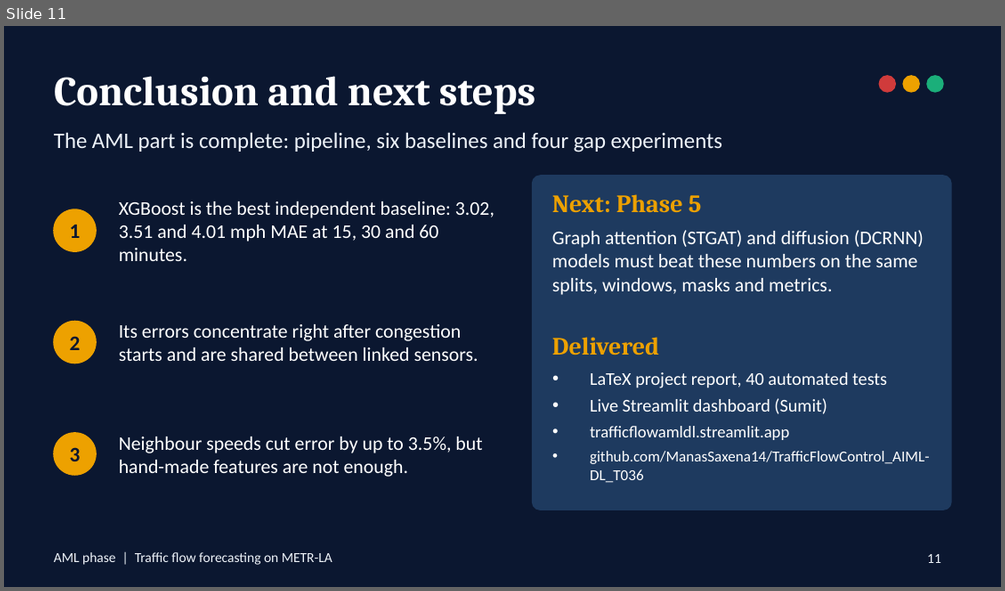
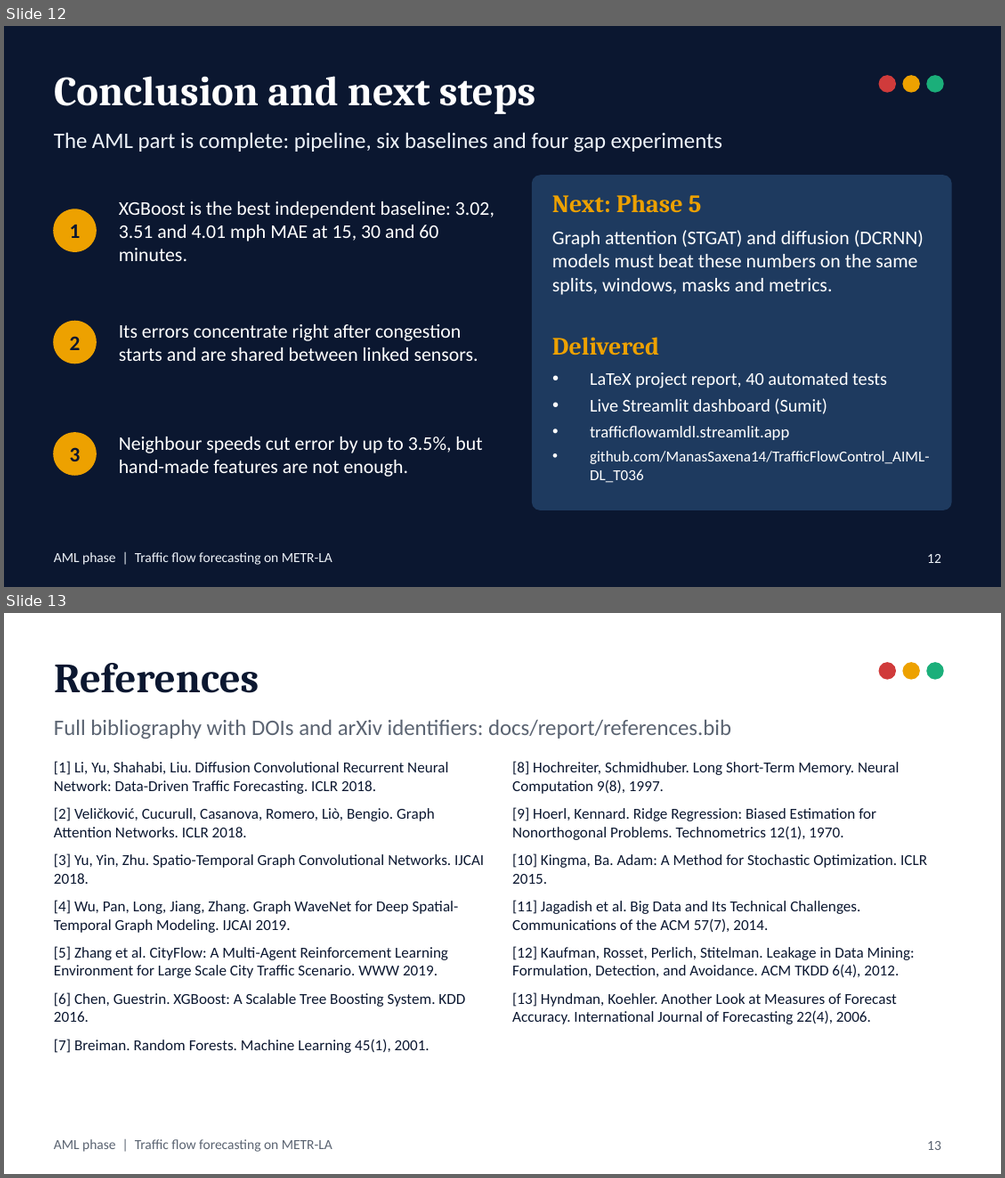
Before and after one commit to ManasSaxena14/TrafficFlowControl_AIML-DL_T036, a slide deck: docs/presentation/AML_Traffic_Flow_Forecasting.pptx. Shown one above the other, each under a label of ours: slide 11 before the commit, slides 12 and 13 after it. The pictures are 1005x591 and 1005x1178 pixels, drawn with LibreOffice and Linux fonts; fonts in the diff are those of the drawing. Boxes give left, top, right and bottom in pixels: in the first picture for what was removed or moved away, otherwise in the second. Text is boxed around its words. In the diff, an @@ line names an element or a change of style, - is before the commit and + after.

Commit message:
Slides: add the research foundation and references
Adds a slide mapping the published work to its use in the project and a references slide; the deck now has 13 slides.

```diff
--- a/docs/presentation/AML_Traffic_Flow_Forecasting.pptx
+++ b/docs/presentation/AML_Traffic_Flow_Forecasting.pptx
@@ slide 13 added at (4, 613, 1001, 1174), background #FFFFFF @@
@@ title added at (54, 663, 259, 693), 30 pt, text #0B1730, bold @@
+References
@@ ellipse added at (879, 663, 895, 679), fill #D03B3B, outline #D03B3B 1 pt @@
@@ ellipse added at (903, 663, 919, 679), fill #EDA100, outline #EDA100 1 pt @@
@@ ellipse added at (927, 663, 943, 679), fill #1BAF7A, outline #1BAF7A 1 pt @@
@@ text added at (54, 719, 731, 739), 16 pt, text #5B6472 @@
+Full bibliography with DOIs and arXiv identifiers: docs/report/references.bib
@@ text added at (54, 761, 484, 1053), 11 pt, text #0B1730 @@
+[1] Li, Yu, Shahabi, Liu. Diffusion Convolutional Recurrent Neural Network: Data-Driven Traffic Forecasting. ICLR 2018.
+[2] Veličković, Cucurull, Casanova, Romero, Liò, Bengio. Graph Attention Networks. ICLR 2018.
+[3] Yu, Yin, Zhu. Spatio-Temporal Graph Convolutional Networks. IJCAI 2018.
+[4] Wu, Pan, Long, Jiang, Zhang. Graph WaveNet for Deep Spatial-Temporal Graph Modeling. IJCAI 2019.
+[5] Zhang et al. CityFlow: A Multi-Agent Reinforcement Learning Environment for Large Scale City Traffic Scenario. WWW 2019.
+[6] Chen, Guestrin. XGBoost: A Scalable Tree Boosting System. KDD 2016.
+[7] Breiman. Random Forests. Machine Learning 45(1), 2001.
@@ text added at (512, 761, 927, 1024), 11 pt, text #0B1730 @@
+[8] Hochreiter, Schmidhuber. Long Short-Term Memory. Neural Computation 9(8), 1997.
+[9] Hoerl, Kennard. Ridge Regression: Biased Estimation for Nonorthogonal Problems. Technometrics 12(1), 1970.
+[10] Kingma, Ba. Adam: A Method for Stochastic Optimization. ICLR 2015.
+[11] Jagadish et al. Big Data and Its Technical Challenges. Communications of the ACM 57(7), 2014.
+[12] Kaufman, Rosset, Perlich, Stitelman. Leakage in Data Mining: Formulation, Detection, and Avoidance. ACM TKDD 6(4), 2012.
+[13] Hyndman, Koehler. Another Look at Measures of Forecast Accuracy. International Journal of Forecasting 22(4), 2006.
@@ text added at (54, 1139, 332, 1151), 10 pt, text #5B6472 @@
+AML phase | Traffic flow forecasting on METR-LA
@@ page number added at (927, 1141, 941, 1150), 10 pt, text #5B6472 @@
+13
@@ what was slide 11 is now slide 12 @@
@@ page number at (927, 554, 941, 563): text changed @@
-11
+12
```
Also in this commit, not shown: 4 slides changed, 1 other slide added.
